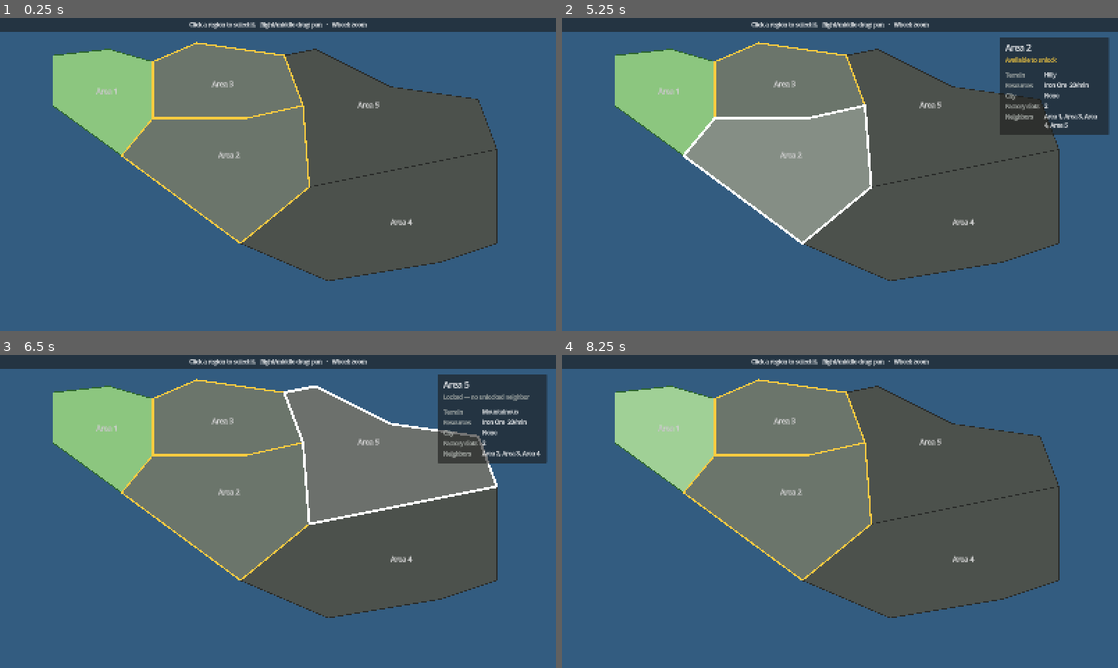
Above: before the commit, frames 1-4 (two rows, left to right).
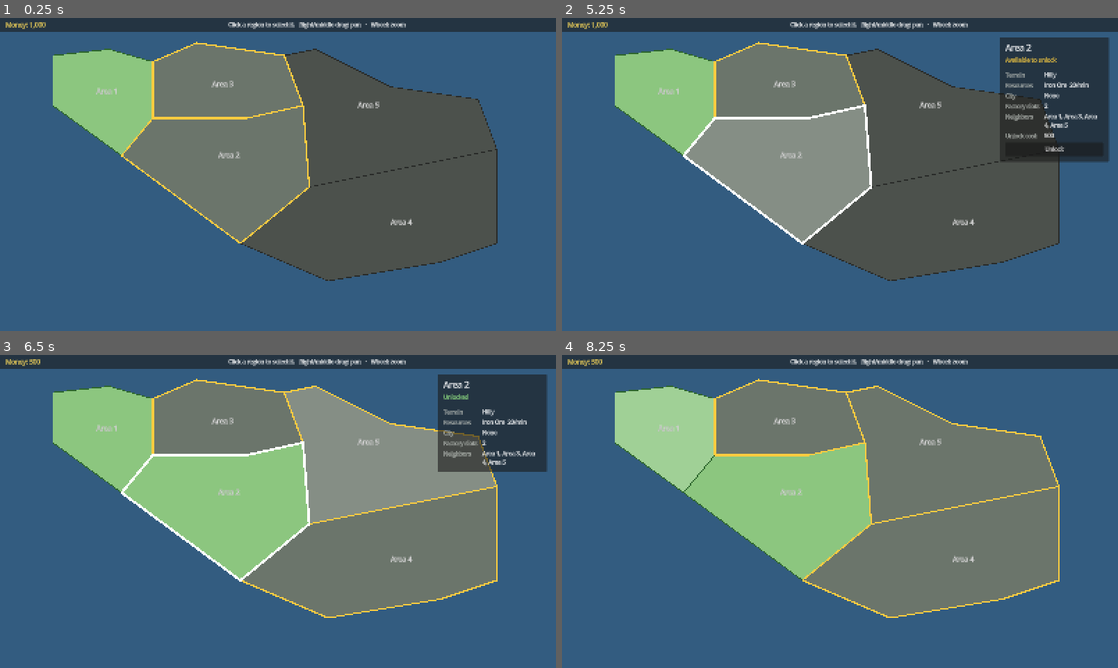
Above: after the commit, the same moments.

Repository: sgtdali/flowgame
Game: Godot game, scene res://features/worldmap/WorldMap.tscn
Two runs of this game, one before a commit and one after it. Both use one fixed random seed, a clock stepped at 60 frames per second and the inputs below. This scene is started directly instead of the project's main scene.
Inputs (mouse positions are in pixels of both pictures, inside the frame that each line leads up to):
- Up to frame 1 (0.25 s): no input
- Up to frame 2 (5.25 s): tap A every 0.75 s from 0.5 to 4.25 s; drag from (589, 36) to (895, 105) at 0.52 s; drag from (589, 36) to (812, 237) at 1.27 s; move the mouse to (589, 36) at 2.02 s; click (589, 36) at 2.17 s; drag from (589, 36) to (673, 127) at 2.77 s; drag from (589, 36) to (867, 174) at 3.52 s; drag from (673, 127) to (589, 36) at 4.27 s; move the mouse to (867, 174) at 5.02 s; click (867, 174) at 5.17 s
- Up to frame 3 (6.5 s): click (494, 486) at 5.75 s, where only the run after the commit has a clickable "Unlock"
- Up to frame 4 (8.25 s): drag from (756, 433) to (589, 373) at 6.52 s; move the mouse to (962, 495) at 7.27 s; click (962, 495) at 7.42 s; drag from (728, 527) to (589, 373) at 8.02 s

The runs differ from the first frame. In frame 1, 0.6% of the frame differs, in the area x 1-73%, y 1-4%; in frame 2, 2.2%; in frame 3, 32%, in the area x 1-99%, y 1-84%; in frame 4, 32%.

Commit message:
Görev 01 adım 4: bölge açma kuralları, açma butonu ve para göstergesi
Co-Authored-By: Claude Opus 5.5 <noreply@anthropic.com>

Diff:
--- a/features/worldmap/WorldMap.tscn
+++ b/features/worldmap/WorldMap.tscn
@@ -30,8 +30,27 @@
 grow_horizontal = 2
 mouse_filter = 2
 
-[node name="HintLabel" type="Label" parent="UI/TopBar"]
+[node name="Margin" type="MarginContainer" parent="UI/TopBar"]
 layout_mode = 2
+theme_override_constants/margin_left = 16
+theme_override_constants/margin_right = 16
+
+[node name="HBox" type="HBoxContainer" parent="UI/TopBar/Margin"]
+layout_mode = 2
+theme_override_constants/separation = 24
+
+[node name="MoneyLabel" type="Label" parent="UI/TopBar/Margin/HBox"]
+unique_name_in_owner = true
+custom_minimum_size = Vector2(200, 0)
+layout_mode = 2
+theme_override_colors/font_color = Color(0.98, 0.85, 0.35, 1)
+theme_override_font_sizes/font_size = 18
+text = "Money: 0"
+vertical_alignment = 1
+
+[node name="HintLabel" type="Label" parent="UI/TopBar/Margin/HBox"]
+layout_mode = 2
+size_flags_horizontal = 3
 text = "Click a region to select it.   Right/middle drag: pan   ·   Wheel: zoom"
 horizontal_alignment = 1
 vertical_alignment = 1
@@ -147,3 +166,32 @@
 size_flags_horizontal = 3
 autowrap_mode = 3
 text = "-"
+
+[node name="CostCaption" type="Label" parent="UI/InfoPanel/Margin/VBox/Grid"]
+unique_name_in_owner = true
+layout_mode = 2
+size_flags_vertical = 0
+theme_override_colors/font_color = Color(0.7, 0.72, 0.7, 1)
+text = "Unlock cost"
+
+[node name="CostValue" type="Label" parent="UI/InfoPanel/Margin/VBox/Grid"]
+unique_name_in_owner = true
+custom_minimum_size = Vector2(170, 0)
+layout_mode = 2
+size_flags_horizontal = 3
+text = "-"
+
+[node name="UnlockButton" type="Button" parent="UI/InfoPanel/Margin/VBox"]
+unique_name_in_owner = true
+custom_minimum_size = Vector2(0, 40)
+layout_mode = 2
+text = "Unlock"
+
+[node name="ReasonLabel" type="Label" parent="UI/InfoPanel/Margin/VBox"]
+unique_name_in_owner = true
+custom_minimum_size = Vector2(280, 0)
+layout_mode = 2
+theme_override_colors/font_color = Color(0.95, 0.55, 0.45, 1)
+text = "-"
+horizontal_alignment = 1
+autowrap_mode = 3
--- a/features/worldmap/region_info_panel.gd
+++ b/features/worldmap/region_info_panel.gd
@@ -5,6 +5,9 @@
 ##
 ## Kural hesaplamaz: bölgenin durumu WorldMap'ten (RegionState) gelir.
 ## Kilitli bölgenin içeriği de gösterilir (tasarım: açmadan önce görülebilir).
+## Açma butonu yalnızca istek gönderir; açmayı WorldMap → RegionState yapar.
+
+signal unlock_requested(region_id: StringName)
 
 const STATUS_TEXT: Dictionary = {
 	RegionState.Status.UNLOCKED: "Unlocked",
@@ -24,13 +27,23 @@
 @onready var city_value: Label = %CityValue
 @onready var slots_value: Label = %SlotsValue
 @onready var neighbors_value: Label = %NeighborsValue
+@onready var cost_caption: Label = %CostCaption
+@onready var cost_value: Label = %CostValue
+@onready var unlock_button: Button = %UnlockButton
+@onready var reason_label: Label = %ReasonLabel
+
+var _region_id: StringName = &""
 
 
 func _ready() -> void:
 	hide()
+	unlock_button.pressed.connect(func() -> void: unlock_requested.emit(_region_id))
 
 
-func show_region(region: RegionData, status: RegionState.Status) -> void:
+## `cost`: bir sonraki açmanın maliyeti. `block_reason`: açılamıyorsa nedeni, yoksa "".
+func show_region(region: RegionData, status: RegionState.Status, cost: int,
+		block_reason: String) -> void:
+	_region_id = region.id
 	title_label.text = region.display_name
 	status_label.text = STATUS_TEXT[status]
 	status_label.add_theme_color_override("font_color", STATUS_COLOR[status])
@@ -39,6 +52,14 @@
 	city_value.text = region.city_name if region.has_city() else "None"
 	slots_value.text = str(region.factory_slots)
 	neighbors_value.text = _neighbors_text(region)
+	var locked: bool = status != RegionState.Status.UNLOCKED
+	cost_caption.visible = locked
+	cost_value.visible = locked
+	unlock_button.visible = locked
+	reason_label.visible = locked and not block_reason.is_empty()
+	cost_value.text = format_money(cost)
+	unlock_button.disabled = not block_reason.is_empty()
+	reason_label.text = block_reason
 	show()
 	# İçerik kısaldığında panel eski boyunda kalmasın.
 	reset_size()
@@ -57,3 +78,13 @@
 		var neighbor: RegionData = RegionCatalog.find_by_id(neighbor_id)
 		names.append(neighbor.display_name if neighbor != null else String(neighbor_id))
 	return ", ".join(names) if not names.is_empty() else "None"
+
+
+## 1250 -> "1,250"
+static func format_money(amount: int) -> String:
+	var digits: String = str(absi(amount))
+	var out: String = ""
+	while digits.length() > 3:
+		out = "," + digits.substr(digits.length() - 3) + out
+		digits = digits.substr(0, digits.length() - 3)
+	return ("-" if amount < 0 else "") + digits + out
--- a/features/worldmap/world_map.gd
+++ b/features/worldmap/world_map.gd
@@ -15,6 +15,7 @@
 @onready var region_map: Node2D = $RegionMap
 @onready var map_bounds: Control = $RegionMap/MapBounds
 @onready var info_panel: RegionInfoPanel = $UI/InfoPanel
+@onready var money_label: Label = %MoneyLabel
 
 var state: RegionState = RegionState.new()
 var selected: RegionView = null
@@ -27,7 +28,9 @@
 	# Area2D'lerin fare üzerine gelme sinyalleri için gerekli.
 	get_viewport().physics_object_picking = true
 	_target_zoom = camera.zoom
+	info_panel.unlock_requested.connect(_on_unlock_requested)
 	refresh_statuses()
+	_update_money()
 
 
 func _process(delta: float) -> void:
@@ -71,7 +74,20 @@
 	if selected == null or selected.data == null:
 		info_panel.hide()
 		return
-	info_panel.show_region(selected.data, state.status(selected.data.id))
+	var region_id: StringName = selected.data.id
+	info_panel.show_region(selected.data, state.status(region_id), state.unlock_cost(),
+			state.unlock_block_reason(region_id))
+
+
+func _on_unlock_requested(region_id: StringName) -> void:
+	if state.unlock(region_id):
+		refresh_statuses()
+		_update_money()
+		_update_panel()
+
+
+func _update_money() -> void:
+	money_label.text = "Money: %s" % RegionInfoPanel.format_money(state.money)
 
 
 func _region_at(world_point: Vector2) -> RegionView:
--- a/sim/region_state.gd
+++ b/sim/region_state.gd
@@ -1,18 +1,29 @@
 class_name RegionState
 extends RefCounted
 
-## Harita katmanının kuralları (arayüzsüz): hangi bölge açık, hangisi açılabilir.
+## Harita katmanının kuralları (arayüzsüz): para, hangi bölge açık, hangisi açılabilir.
 ##
 ## Komşuluk şartı: kilitli bir bölge yalnızca açık bir bölgeye komşuysa
 ## açılabilir. Açılan bölge bir daha kilitlenmez.
+## Maliyet bölgeye değil sıraya bağlıdır (bkz. MapConfig).
+## Para şimdilik burada tutulur; fabrika ekonomisine bağlamak ayrı görevdir.
 
 enum Status { LOCKED, AVAILABLE, UNLOCKED }
 
-## id -> true. Açık bölgeler.
+const DEFAULT_CONFIG: MapConfig = preload("res://data/map_config.tres")
+
+var money: int = 0
+
+var _config: MapConfig
+## id -> true. Açık bölgeler (başlangıçta açık olanlar dahil).
 var _unlocked: Dictionary = {}
+## Para ile açılmış bölge sayısı; maliyet bununla artar.
+var _purchased: int = 0
 
 
-func _init() -> void:
+func _init(config: MapConfig = DEFAULT_CONFIG) -> void:
+	_config = config
+	money = config.starting_money
 	for region: RegionData in RegionCatalog.all():
 		if region.starts_unlocked:
 			_unlocked[region.id] = true
@@ -31,3 +42,36 @@
 			if is_unlocked(neighbor_id):
 				return Status.AVAILABLE
 	return Status.LOCKED
+
+
+## Bir sonraki bölgeyi açmanın maliyeti (hangi bölge olduğu fark etmez).
+func unlock_cost() -> int:
+	return _config.first_unlock_cost + _config.unlock_cost_step * _purchased
+
+
+## Bölge şu an açılamıyorsa nedeni (arayüzde gösterilir); açılabiliyorsa "".
+func unlock_block_reason(region_id: StringName) -> String:
+	if RegionCatalog.find_by_id(region_id) == null:
+		return "Unknown region"
+	match status(region_id):
+		Status.UNLOCKED:
+			return "Already unlocked"
+		Status.LOCKED:
+			return "Needs an unlocked neighbor"
+	if money < unlock_cost():
+		return "Not enough money"
+	return ""
+
+
+func can_unlock(region_id: StringName) -> bool:
+	return unlock_block_reason(region_id).is_empty()
+
+
+## Bölgeyi açar ve parayı düşer. Açılamıyorsa hiçbir şey değişmez.
+func unlock(region_id: StringName) -> bool:
+	if not can_unlock(region_id):
+		return false
+	money -= unlock_cost()
+	_purchased += 1
+	_unlocked[region_id] = true
+	return true
--- a/tools/region_test.gd
+++ b/tools/region_test.gd
@@ -13,6 +13,8 @@
 ##   5. Tam 1 başlangıç bölgesi var
 ##   6. Değerler tasarım belgesindeki aralıklarda (kaynak 1–3, fabrika alanı 2–4,
 ##      prototipte 2 şehir) ve para ayarları geçerli
+##   7. Bölge açma kuralları (RegionState): komşuluk şartı, para yetmezliği,
+##      para düşer, maliyet sırayla artar, açılan bölge kalıcı
 
 const REGION_MAP_SCENE: String = "res://features/worldmap/RegionMap.tscn"
 const MAP_CONFIG: MapConfig = preload("res://data/map_config.tres")
@@ -26,9 +28,9 @@
 var _failures: int = 0
 var _checks: int = 0
 
-## Beklenen kontrol sayısı: 5 bölge × 2 + 8 genel kontrol.
+## Beklenen kontrol sayısı: 5 bölge × 2 + 8 genel + 10 bölge açma.
 ## Derleme hatasında sessizce "geçti" demesin diye (bkz. sim_test.gd).
-const EXPECTED_CHECKS: int = 18
+const EXPECTED_CHECKS: int = 28
 
 
 func _initialize() -> void:
@@ -47,6 +49,8 @@
 	_test_single_start()
 	_test_value_ranges()
 	_test_map_config()
+	_test_unlock_rules()
+	_test_unlock_cost_sequence()
 	scene.free()
 
 	print("")
@@ -156,6 +160,71 @@
 			and MAP_CONFIG.unlock_cost_step >= 0)
 
 
+## Kabul senaryosu, gerçek harita ayarıyla (başlangıç 1.000, ilk açma 500).
+func _test_unlock_rules() -> void:
+	var state: RegionState = RegionState.new(MAP_CONFIG)
+	var start_money: int = state.money
+	_check("Baslangic parasi ayardan geliyor", start_money == MAP_CONFIG.starting_money,
+			"para=%d" % start_money)
+
+	# area4'ün açık komşusu yok (komşuları area2, area5).
+	var locked_ok: bool = state.unlock(&"area4")
+	_check("Komsusu kapali bolge acilamiyor, para dusmuyor",
+			not locked_ok and state.money == start_money
+			and state.status(&"area4") == RegionState.Status.LOCKED,
+			"sonuc=%s para=%d" % [locked_ok, state.money])
+
+	var cost: int = state.unlock_cost()
+	var ok: bool = state.unlock(&"area2")
+	_check("Acilabilir bolge aciliyor ve para dusuyor",
+			ok and state.is_unlocked(&"area2") and state.money == start_money - cost,
+			"sonuc=%s para=%d maliyet=%d" % [ok, state.money, cost])
+	_check("Maliyet bir adim artti",
+			state.unlock_cost() == cost + MAP_CONFIG.unlock_cost_step,
+			"maliyet=%d" % state.unlock_cost())
+	_check("Yeni komsular acilabilir oldu",
+			state.status(&"area4") == RegionState.Status.AVAILABLE
+			and state.status(&"area5") == RegionState.Status.AVAILABLE)
+
+	# 1.000 − 500 = 500 kaldı, sonraki 750: yetmez.
+	var money_before: int = state.money
+	var poor_ok: bool = state.unlock(&"area4")
+	_check("Para yetmezse acilamiyor ve nedeni soyleniyor",
+			not poor_ok and state.money == money_before
+			and state.unlock_block_reason(&"area4") == "Not enough money",
+			"sonuc=%s neden='%s'" % [poor_ok, state.unlock_block_reason(&"area4")])
+
+	var again_ok: bool = state.unlock(&"area2")
+	_check("Acilmis bolge tekrar satin alinamiyor, kalici",
+			not again_ok and state.money == money_before
+			and state.status(&"area2") == RegionState.Status.UNLOCKED)
+
+
+func _test_unlock_cost_sequence() -> void:
+	var rich: MapConfig = MapConfig.new()
+	rich.starting_money = 100000
+	rich.first_unlock_cost = MAP_CONFIG.first_unlock_cost
+	rich.unlock_cost_step = MAP_CONFIG.unlock_cost_step
+	var state: RegionState = RegionState.new(rich)
+	var paid: Array[int] = []
+	# Komşuluk sırasıyla: area1 açık → area2 → area4 → area5 → area3.
+	for region_id: StringName in [&"area2", &"area4", &"area5", &"area3"]:
+		var before: int = state.money
+		state.unlock(region_id)
+		paid.append(before - state.money)
+	var expected: Array[int] = []
+	for i: int in 4:
+		expected.append(rich.first_unlock_cost + rich.unlock_cost_step * i)
+	_check("Maliyet sirasi 500, 750, 1000, 1250", paid == expected,
+			"odenen=%s beklenen=%s" % [paid, expected])
+	var all_open: bool = true
+	for region: RegionData in RegionCatalog.all():
+		all_open = all_open and state.is_unlocked(region.id)
+	_check("Tum bolgeler acilabildi", all_open)
+	_check("Hepsi acikken acilacak bolge kalmadi",
+			state.unlock_block_reason(&"area3") == "Already unlocked")
+
+
 ## Bölgenin parçaları sahne kökünün koordinatında.
 func _world_polygons(view: RegionView) -> Array[PackedVector2Array]:
 	var out: Array[PackedVector2Array] = []
